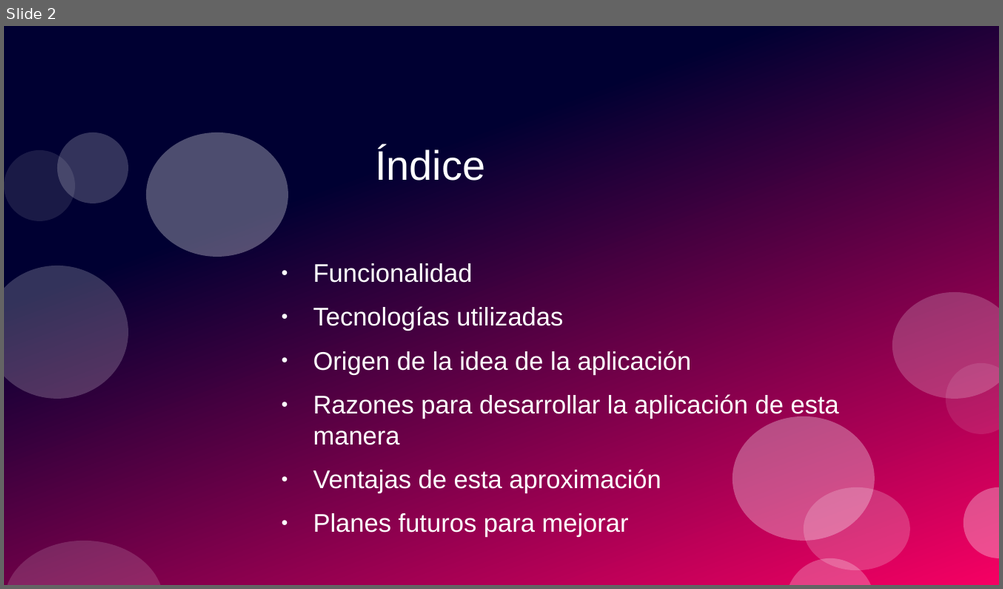
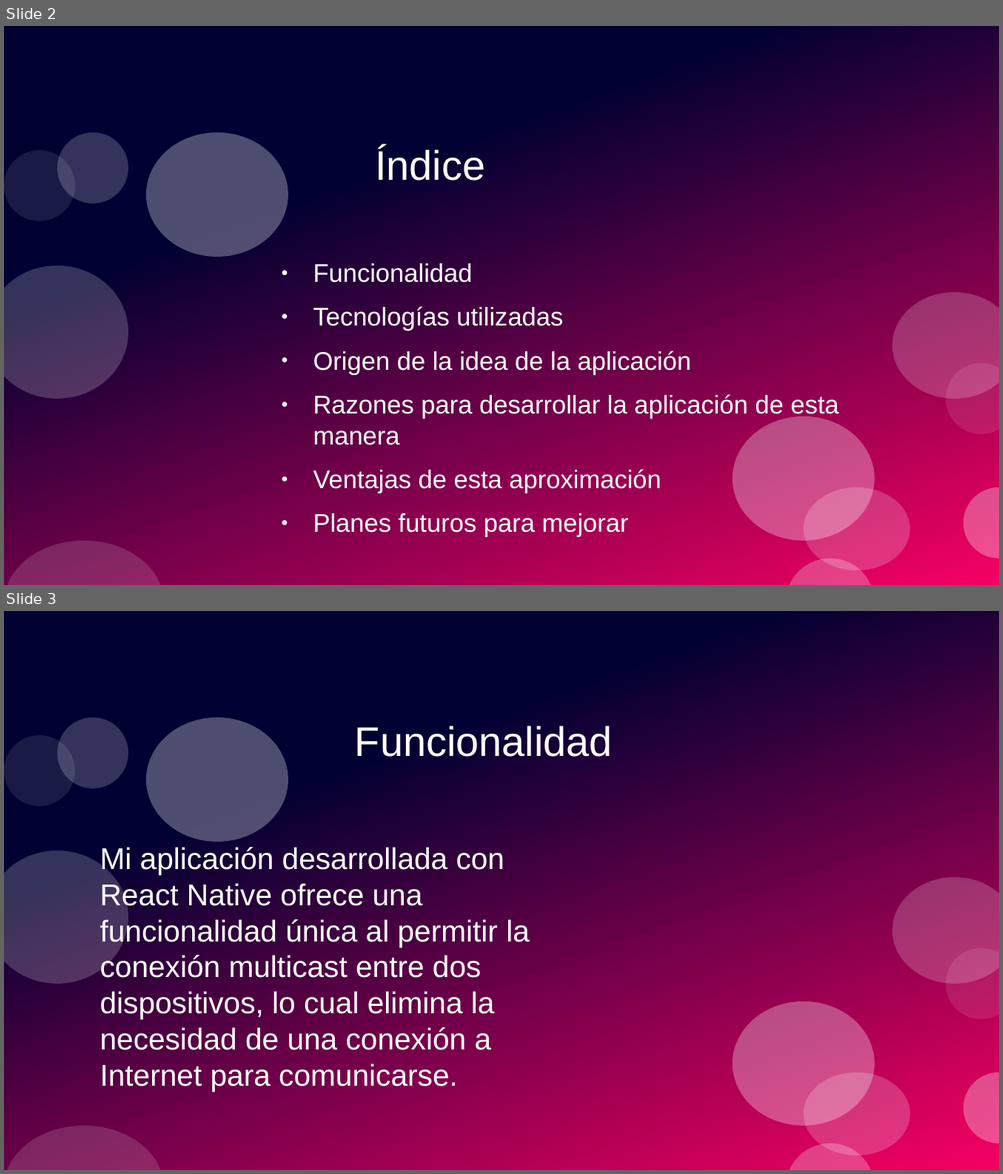
Before and after one commit to Guillermo750/integracion-dam, a slide deck: Defensa/Presentación/ReactNativeApp.odp. Shown one above the other, each under a label of ours: slide 2 before the commit, slides 2 and 3 after it. The pictures are 1003x589 and 1003x1174 pixels, drawn with LibreOffice and Linux fonts; fonts in the diff are those of the drawing. Boxes give left, top, right and bottom in pixels: in the first picture for what was removed or moved away, otherwise in the second. Text is boxed around its words. In the diff, an @@ line names an element or a change of style, - is before the commit and + after.

```diff
--- a/Defensa/Presentación/ReactNativeApp.odp
+++ b/Defensa/Presentación/ReactNativeApp.odp
@@ slide 3 added at (4, 611, 999, 1170), background #FFFFFF; not listed: 12 template elements that a slide beside it also shows @@
@@ title added at (355, 726, 612, 757), 33 pt, text #FFFFFF @@
+Funcionalidad
@@ text added at (100, 847, 529, 1091), 24 pt, text #FFFFFF @@
+Mi aplicación desarrollada con React Native ofrece una funcionalidad única al permitir la conexión multicast entre dos dispositivos, lo cual elimina la necesidad de una conexión a Internet para comunicarse.
```
Also in this commit, not shown: 4 slides changed, 1 other slide added, 2 slides removed, 1 other file.
